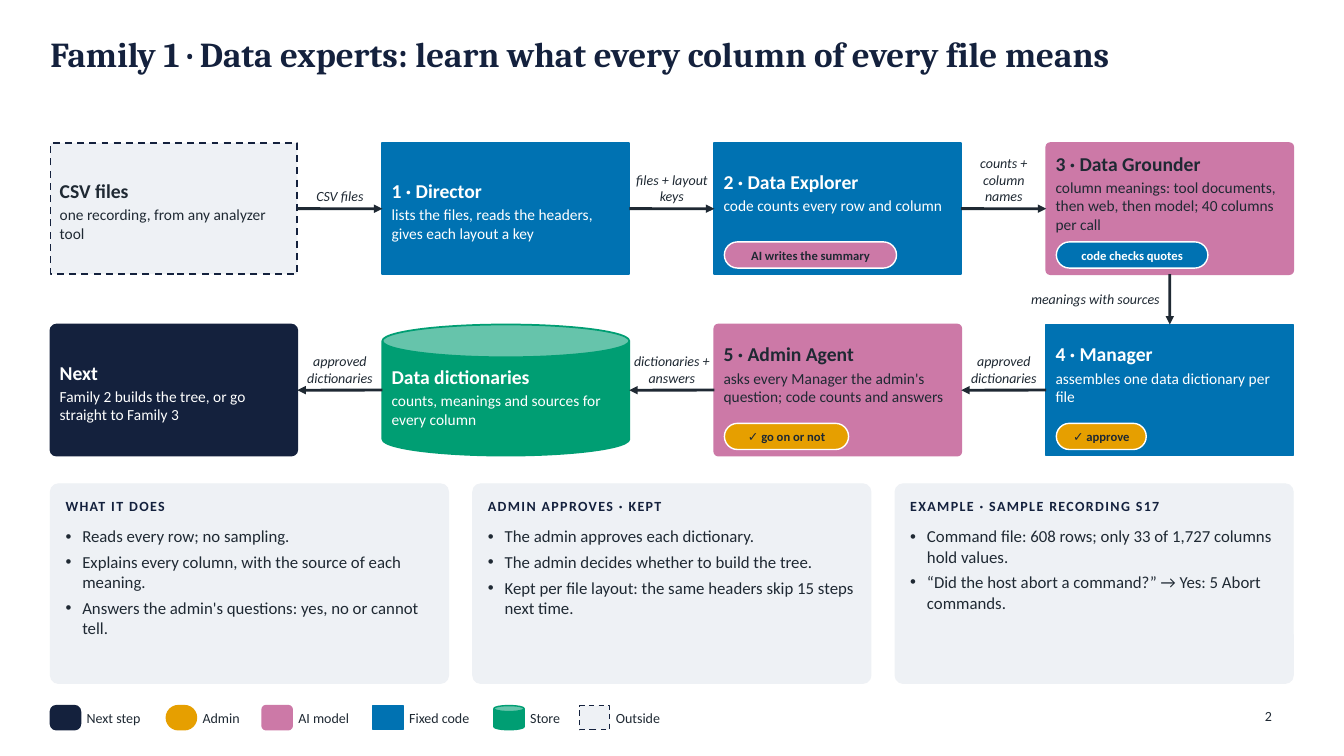
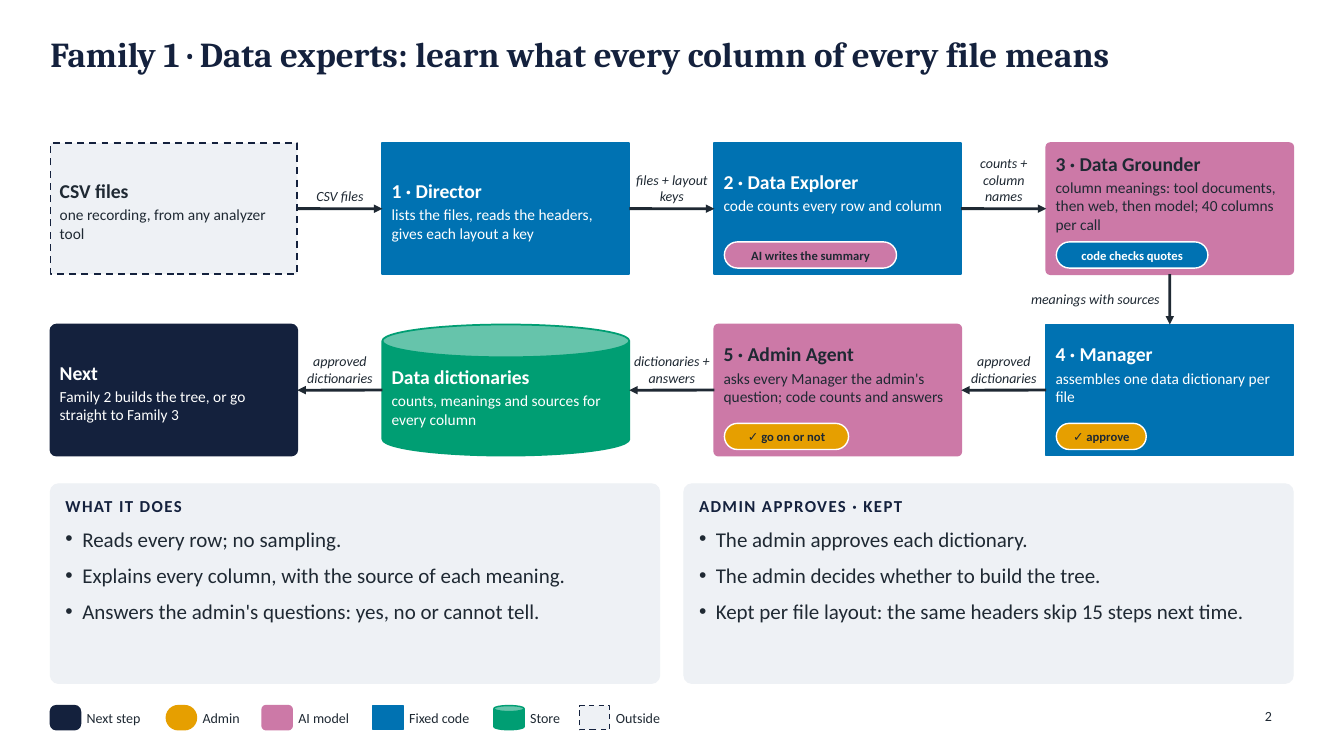
Before and after one commit to Gangasagarhl/Tempororay, a slide deck: slide 2 of Field_to_Test_Loop_architecture_families_stages_tests.pptx. Drawn at 1344x756 pixels with LibreOffice and Linux fonts; fonts in the diff are those of the drawing. Boxes give left, top, right and bottom in pixels: in the first picture for what was removed or moved away, otherwise in the second. Text is boxed around its words. In the diff, an @@ line names an element or a change of style, - is before the commit and + after.

Commit message:
Deck: remove the example cards

```diff
--- a/Field_to_Test_Loop_architecture_families_stages_tests.pptx
+++ b/Field_to_Test_Loop_architecture_families_stages_tests.pptx
@@ rounded rectangle: place and size @@
-rounded rectangle at <box>50,484,449,684</box>
+rounded rectangle at <box>50,484,659,684</box>
@@ text "WHAT IT DOES" at <box>65,501,182,512</box>: size 10 to 12 pt @@
@@ rounded rectangle: place and size @@
-rounded rectangle at <box>473,484,871,684</box>
+rounded rectangle at <box>685,484,1294,684</box>
@@ text "ADMIN APPROVES · KEPT" at <box>699,501,902,512</box>: size 10 to 12 pt @@
@@ text "ADMIN APPROVES · KEPT": place and size @@
-text "ADMIN APPROVES · KEPT" at <box>488,502,662,511</box>
+text "ADMIN APPROVES · KEPT" at <box>699,501,902,512</box>
@@ rounded rectangle removed at <box>895,484,1294,684</box> @@
@@ text removed at <box>910,502,1160,511</box> @@
-EXAMPLE · SAMPLE RECORDING S17
@@ text "Reads every row; no sampling." at <box>82,532,565,623</box>: size 12 to 15 pt; more space between paragraphs @@
@@ text "The admin approves each dictionary." at <box>716,532,1243,623</box>: size 12 to 15 pt; more space between paragraphs @@
@@ text "The admin approves each dictionary.": place and size @@
-text "The admin approves each dictionary." at <box>505,530,853,614</box>
+text "The admin approves each dictionary." at <box>716,532,1243,623</box>
@@ text removed at <box>927,530,1271,609</box> @@
-• Command file: 608 rows; only 33 of 1,727 columns hold values.
-• “Did the host abort a command?” → Yes: 5 Abort commands.
```
Also in this commit, not shown: 5 other slides changed, 1 other file.
